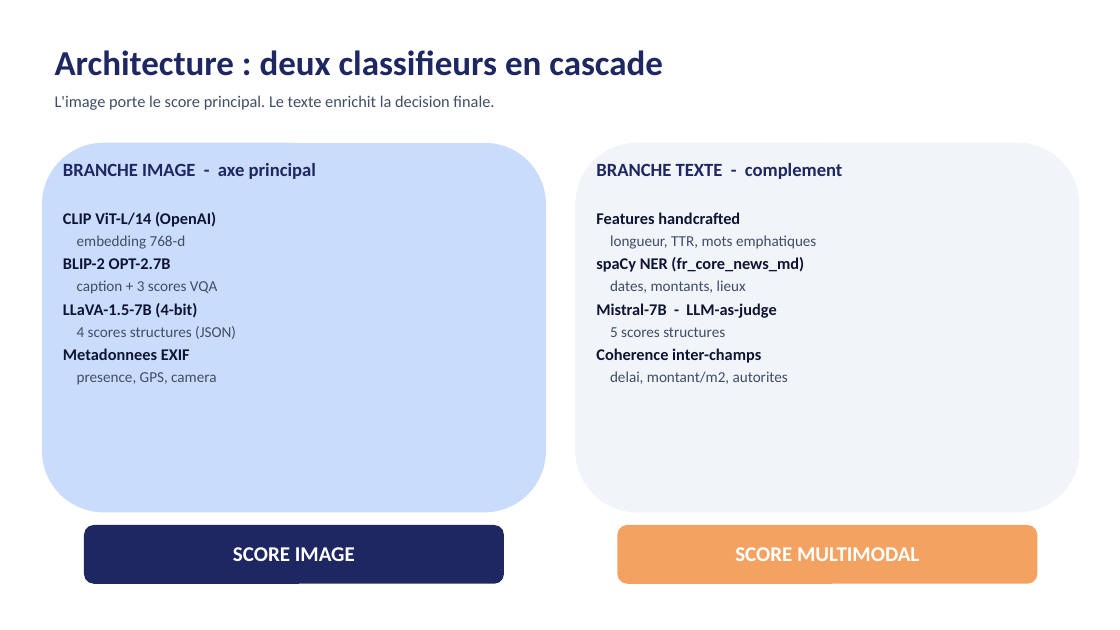
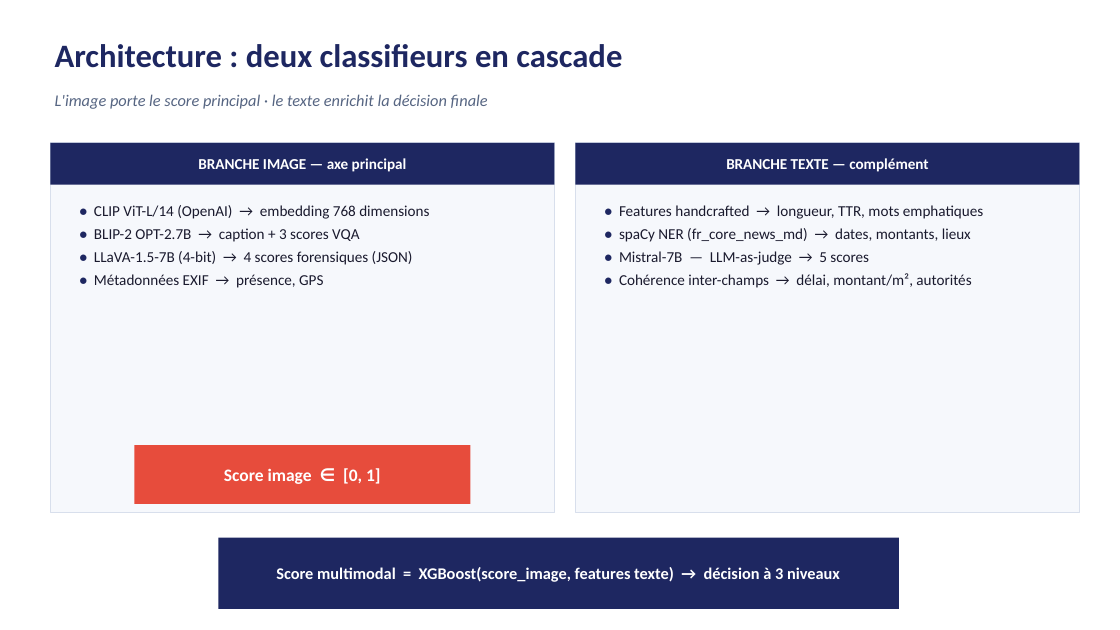
Before and after one commit to HpedArthur/Insurance-fraud-detection-AI, a slide deck: slide 3 of 07_presentation/soutenance.pptx. Drawn at 1120x630 pixels with LibreOffice and Linux fonts; fonts in the diff are those of the drawing. Boxes give left, top, right and bottom in pixels: in the first picture for what was removed or moved away, otherwise in the second. Text is boxed around its words. In the diff, an @@ line names an element or a change of style, - is before the commit and + after.

```diff
--- a/07_presentation/soutenance.pptx
+++ b/07_presentation/soutenance.pptx
@@ text "Architecture : deux classifieurs en ..." at (55, 44, 622, 68): size 30 to 28 pt @@
@@ text at (55, 94, 488, 109): text changed; text colour #404D67 to #566582; italic on @@
-L'image porte le score principal. Le texte enrichit la decision finale.
+L'image porte le score principal · le texte enrichit la décision finale
@@ rounded rectangle removed at (42, 143, 546, 513) @@
@@ rectangle added at (50, 143, 555, 513), fill #F6F8FC, outline #D8DFEC 0.5 pt @@
@@ rectangle added at (50, 143, 555, 185), fill #1E2761 @@
@@ rounded rectangle removed at (576, 143, 1080, 513) @@
@@ rectangle added at (576, 143, 1080, 513), fill #F6F8FC, outline #D8DFEC 0.5 pt @@
@@ rectangle added at (576, 143, 1080, 185), fill #1E2761 @@
@@ text at (198, 158, 407, 172): text changed; size 16 to 13 pt; text colour #1E2761 to #FFFFFF @@
-BRANCHE IMAGE - axe principal
+BRANCHE IMAGE — axe principal
@@ text at (726, 158, 928, 172): text changed; size 16 to 13 pt; text colour #1E2761 to #FFFFFF @@
-BRANCHE TEXTE - complement
+BRANCHE TEXTE — complément
@@ text at (94, 205, 429, 288): text changed; text colour #404D67 to #1A1A2E @@
-CLIP ViT-L/14 (OpenAI)
-embedding 768-d
-BLIP-2 OPT-2.7B
-caption + 3 scores VQA
-LLaVA-1.5-7B (4-bit)
-4 scores structures (JSON)
-Metadonnees EXIF
-presence, GPS, camera
+• CLIP ViT-L/14 (OpenAI) → embedding 768 dimensions
+• BLIP-2 OPT-2.7B → caption + 3 scores VQA
+• LLaVA-1.5-7B (4-bit) → 4 scores forensiques (JSON)
+• Métadonnées EXIF → présence, GPS
@@ text at (619, 205, 983, 288): text changed; text colour #404D67 to #1A1A2E @@
-Features handcrafted
-longueur, TTR, mots emphatiques
-spaCy NER (fr_core_news_md)
-dates, montants, lieux
-Mistral-7B - LLM-as-judge
-5 scores structures
-Coherence inter-champs
-delai, montant/m2, autorites
+• Features handcrafted → longueur, TTR, mots emphatiques
+• spaCy NER (fr_core_news_md) → dates, montants, lieux
+• Mistral-7B — LLM-as-judge → 5 scores
+• Cohérence inter-champs → délai, montant/m², autorités
@@ vertical alignment top to middle in 3 elements at (198, 158, 407, 172), (726, 158, 928, 172), (224, 468, 381, 484) @@
@@ rectangle added at (134, 445, 471, 504), fill #E74C3C @@
@@ text at (224, 468, 381, 484): text changed; size 18 to 15 pt @@
-SCORE IMAGE
+Score image ∈ [0, 1]
@@ rounded rectangle removed at (84, 525, 504, 584) @@
@@ rectangle added at (218, 538, 899, 609), fill #1E2761 @@
@@ rounded rectangle removed at (618, 525, 1038, 584) @@
@@ text added at (276, 567, 840, 582), 14 pt, text #FFFFFF, bold @@
+Score multimodal = XGBoost(score_image, features texte) → décision à 3 niveaux
@@ text removed at (735, 547, 919, 561) @@
-SCORE MULTIMODAL
```
Also in this commit, not shown: 5 other slides changed, 4 slides added, 4 slides removed.
